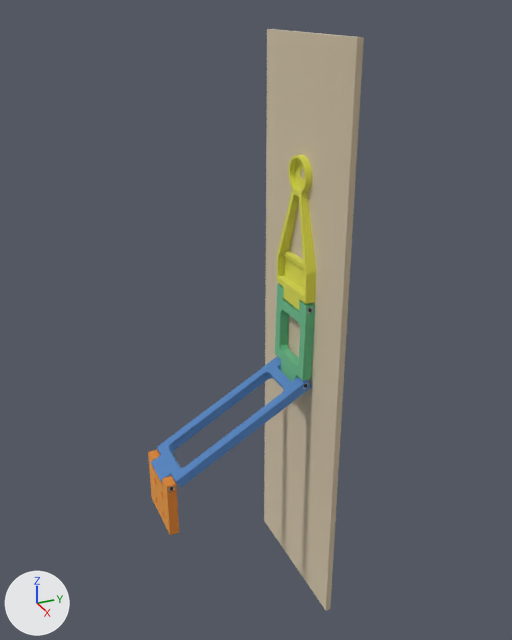
The glTF model cad/carriage_chain_xrite.glb as it was, and as the next commit left it.
Camera for both pictures: a 50 mm camera at (623.0, -164.0, 479.0) aimed at (30.0, 103.0, 183.0). The axes (+X, +Y, +Z) are drawn at lower left. The lights are the same throughout. The picture after the commit comes second. Where no turn or scale is listed for an object, it has been applied to the vertices. Vertices at exactly the same position are counted once.

Objects in the first picture: 'carriage_plate_part', 'link1_part', 'link2_part', 'nut1_part', 'nut3_part', 'screw1_part', 'screw2_part', 'table_part', 'xrite_i1_plate_part'.
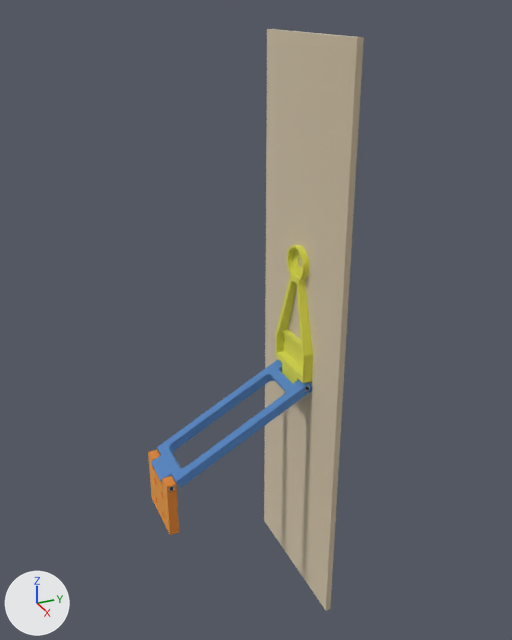
Changed parts and their boxes [x1, y1, x2, y2] in the pictures (512 x 640 px; the box of a moved part takes in the faces that stretch with it):
'table_part', recoloured: [265, 151, 320, 429] in both
'xrite_i1_plate_part', recoloured, reshaped (10% shorter): before [277, 155, 316, 310]; after [276, 245, 313, 384]
'link1_part', turned: before [151, 357, 312, 487]; after [151, 360, 312, 487]
'link2_part', deleted (green): before [275, 284, 315, 382]
'screw2_part', recoloured: [304, 384, 309, 390] in both
'nut2_part', recoloured: [303, 383, 310, 392] in both
'nut3_part', no longer drawn: before [307, 307, 313, 314]
part 1 of me_link1_part, moved or reshaped: before [158, 357, 312, 469]; after [158, 360, 312, 470]

Patch to the scene script:
```diff
--- a/cad/carriage_chain_xrite.glb.py
+++ b/cad/carriage_chain_xrite.glb.py
@@ mat_mat_4 @@
 mat_mat_4 = principled_material('mat_4')
-mat_mat_4.base_color = (0.8, 0.8, 0.82)  # white #e7e7ea
+mat_mat_4.base_color = (0.85, 0.85, 0.2)  # yellow #eded7c
 mat_mat_4.metallic = 1.0
@@ mat_mat_5 @@
 mat_mat_5 = principled_material('mat_5')
-mat_mat_5.base_color = (0.85, 0.85, 0.2)  # yellow #eded7c
+mat_mat_5.base_color = (0.8, 0.73, 0.59)  # pale yellow #e7deca
 mat_mat_5.metallic = 1.0
@@ me_link1_part @@
 # used by ob_link1_part; location = (0.0, 0.0, 0.0)
-me_link1_part.from_pydata(...)  # 1308 vertices, 2628 faces; spans x 0.0..65.0, y -12.0..150.0, z 25.0..121.0
+me_link1_part.from_pydata(...)  # 1308 vertices, 2628 faces; spans x 0.0..65.0, y -12.0..152.0, z 25.0..118.0
+# me_link1_part part 1: the whole mesh is scaled about its middle by (1, 1.01, 0.96), then moved by (0.0, 1.0, -2.0)
 me_link1_part.materials.append(mat_mat_1)
@@ me_xrite_i1_plate_part @@
 # used by ob_xrite_i1_plate_part; location = (0.0, 0.0, 0.0)
-me_xrite_i1_plate_part.from_pydata(...)  # 426 vertices, 860 faces; spans x 0.5..64.5, y 139.6..150.4, z 194.6..344.3
-me_xrite_i1_plate_part.materials.append(mat_mat_5)  # yellow #eded7c
+me_xrite_i1_plate_part.from_pydata(...)  # 426 vertices, 860 faces; spans x 0.5..64.5, y 139.6..150.4, z 106.3..256.0
+# me_xrite_i1_plate_part part 2: 426 of 426 vertices moved; they spanned x 0.5..64.5, y 139.6..150.4, z 194.6..344.3 and now span x 0.5..64.5, y 139.6..150.4, z 106.3..256.0; mean shift (0.0, 0.0, -88.3)
+me_xrite_i1_plate_part.materials.append(mat_mat_4)  # yellow #eded7c
@@ me_table_part @@
 me_table_part.from_pydata(...)  # 8 vertices, 12 faces; spans x -50.0..115.0, y 150.0..156.0, z -150.0..450.0
-me_table_part.materials.append(mat_mat_6)  # pale yellow #e7deca
+me_table_part.materials.append(mat_mat_5)  # pale yellow #e7deca
@@ ob_link2_part @@
-ob_link2_part = bpy.data.objects.new('link2_part', me_link2_part)
-ob_link2_part.location = (0.0, 0.0, 0.0)
```
